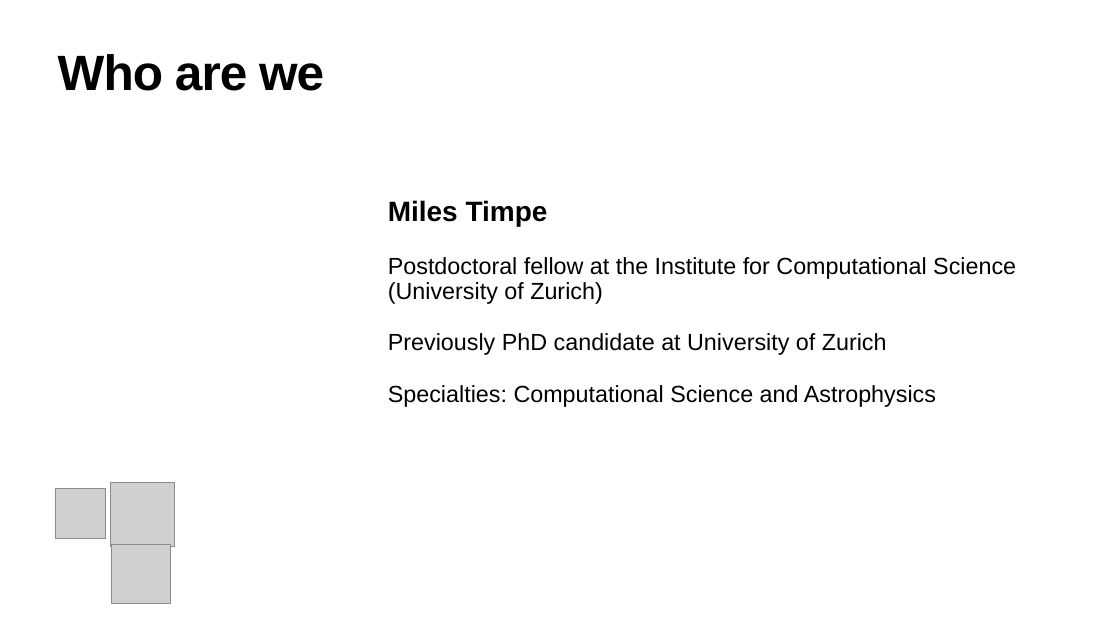
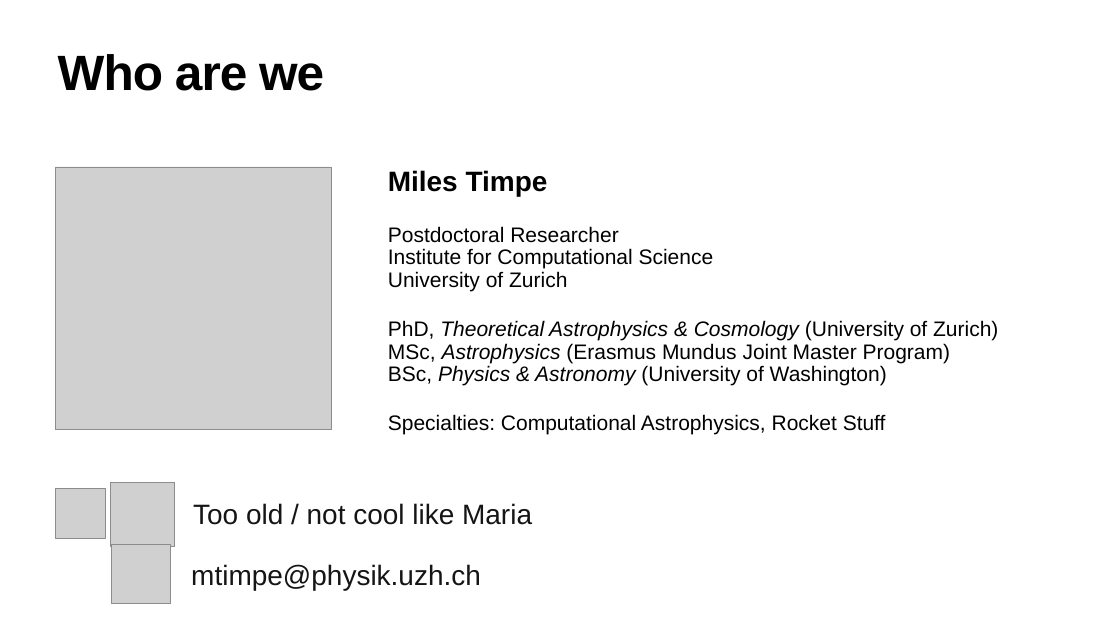
Before and after one commit to hanveiga/amld-2021-repML, a slide deck: slide 4 of slides/01_Introduction.pptx. Drawn at 1120x630 pixels with LibreOffice and Linux fonts; fonts in the diff are those of the drawing; grey boxes stand for pictures. Boxes give left, top, right and bottom in pixels: in the first picture for what was removed or moved away, otherwise in the second. Text is boxed around its words. In the diff, an @@ line names an element or a change of style, - is before the commit and + after.

```diff
--- a/slides/01_Introduction.pptx
+++ b/slides/01_Introduction.pptx
@@ picture added at bbox=[55, 167, 332, 429] @@
@@ text "Miles Timpe": place and size @@
-text "Miles Timpe" at bbox=[388, 200, 1016, 407]
+text "Miles Timpe" at bbox=[388, 170, 998, 435]
@@ text at bbox=[388, 226, 998, 435]: text changed; size 40 to 36 pt @@
-Postdoctoral fellow at the Institute for Computational Science (University of Zurich)
-Previously PhD candidate at University of Zurich
-Specialties: Computational Science and Astrophysics
+Postdoctoral Researcher
+Institute for Computational Science
+University of Zurich
+PhD, Theoretical Astrophysics & Cosmology (University of Zurich)
+MSc, Astrophysics (Erasmus Mundus Joint Master Program)
+BSc, Physics & Astronomy (University of Washington)
+Specialties: Computational Astrophysics, Rocket Stuff
@@ text added at bbox=[193, 503, 532, 525], 48 pt, text #151515 @@
+Too old / not cool like Maria
@@ text added at bbox=[191, 564, 481, 590], 48 pt, text #151515 @@
+mtimpe@physik.uzh.ch
```
Also in this commit, not shown: 2 other slides changed.
